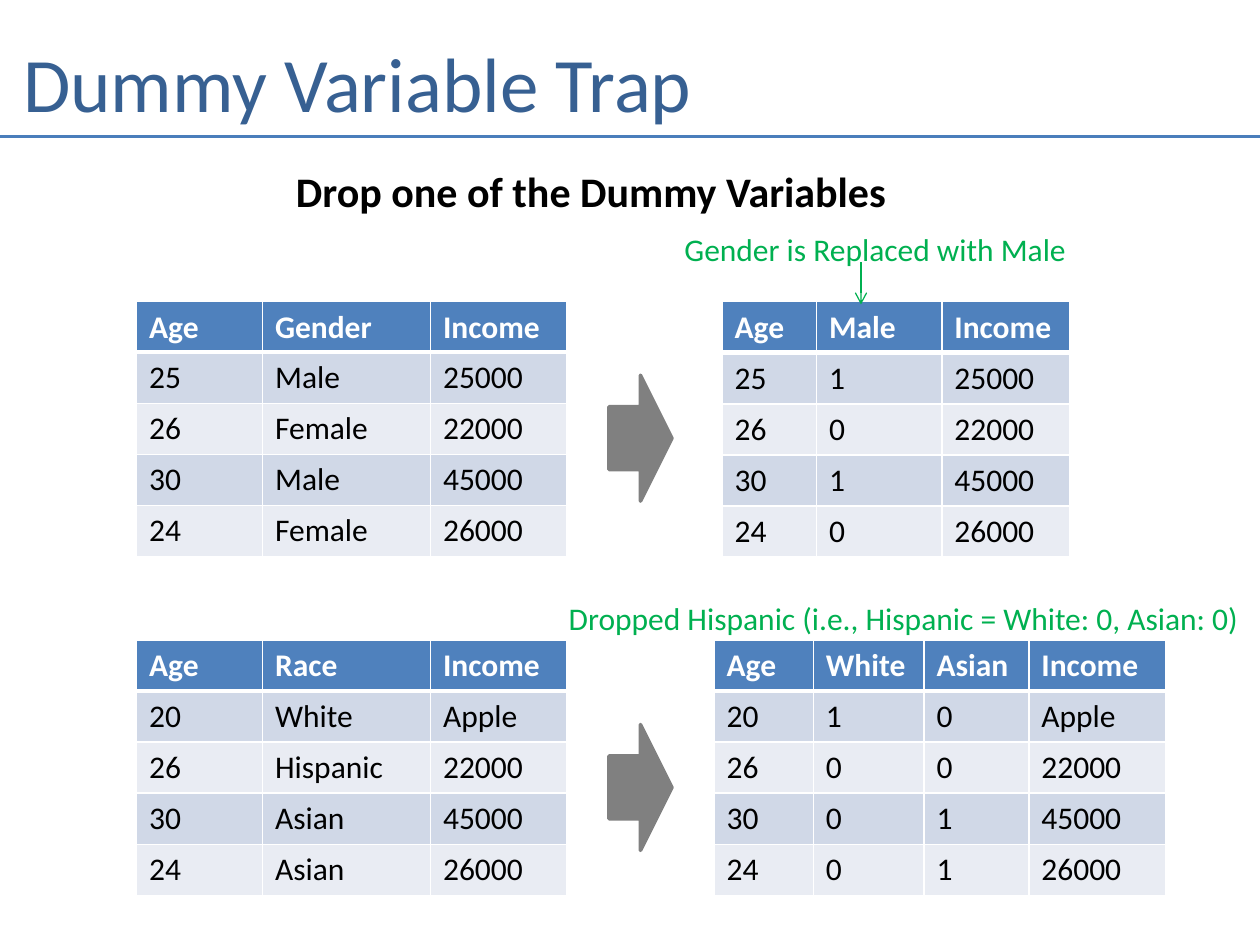
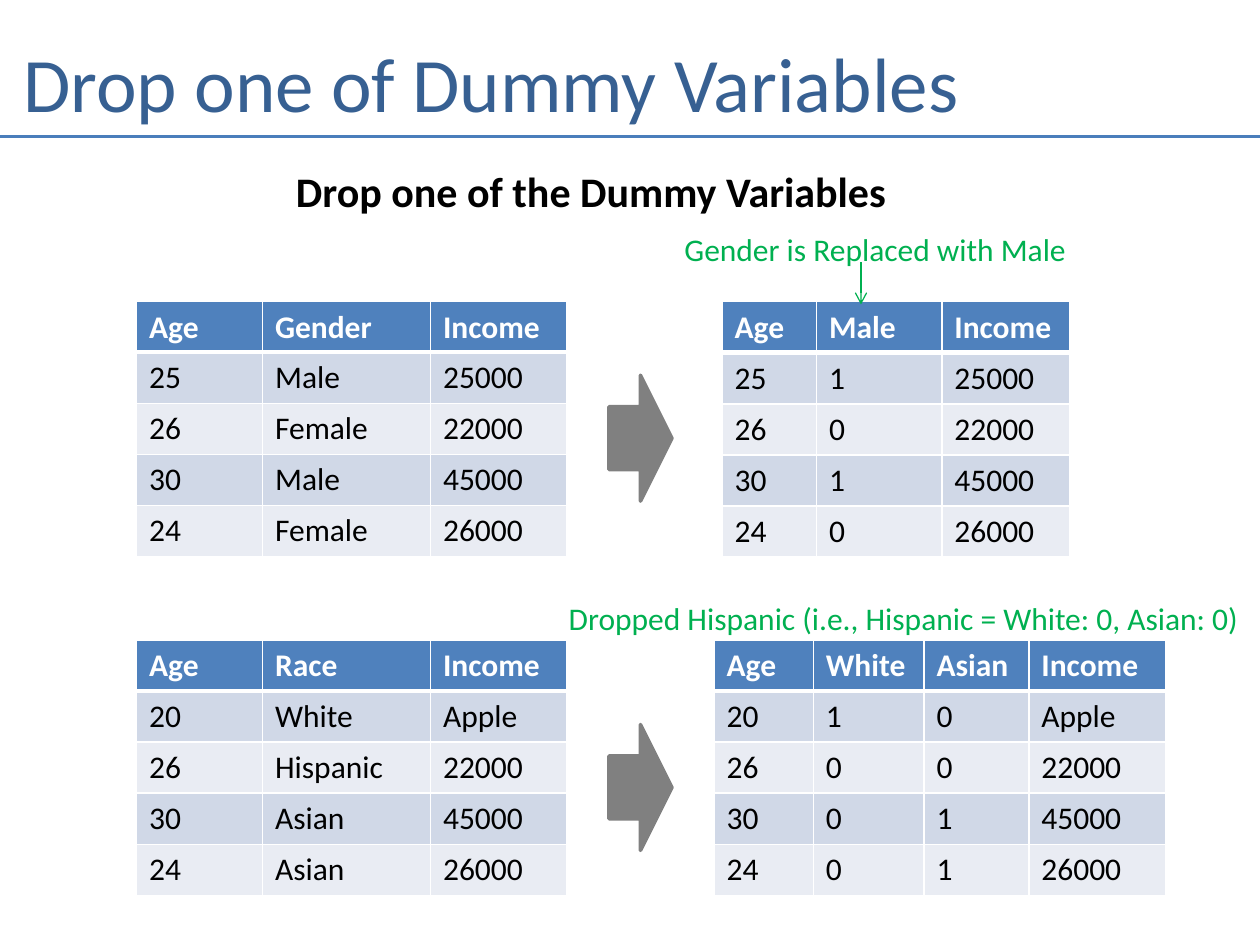
Before and after one commit to andrewferlitsch/Portland-Data-Science-Group, a slide deck: slide 6 of Presentations/ML Regression - Categorical Variables.pptx. Drawn at 1260x945 pixels with LibreOffice and Linux fonts; fonts in the diff are those of the drawing. Boxes give left, top, right and bottom in pixels: in the first picture for what was removed or moved away, otherwise in the second. Text is boxed around its words. In the diff, an @@ line names an element or a change of style, - is before the commit and + after.

Commit message:
categorical variable update

```diff
--- a/Presentations/ML Regression - Categorical Variables.pptx
+++ b/Presentations/ML Regression - Categorical Variables.pptx
@@ title at (23, 58, 958, 125): text changed @@
-Dummy Variable Trap
+Drop one of Dummy Variables
```
